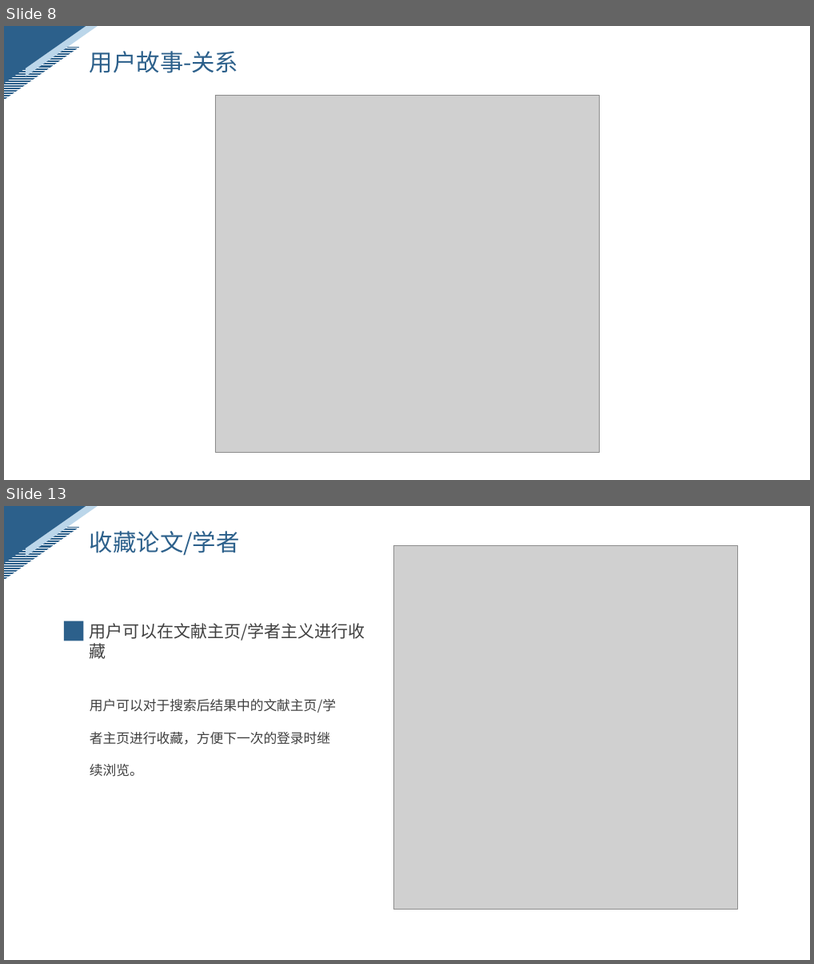
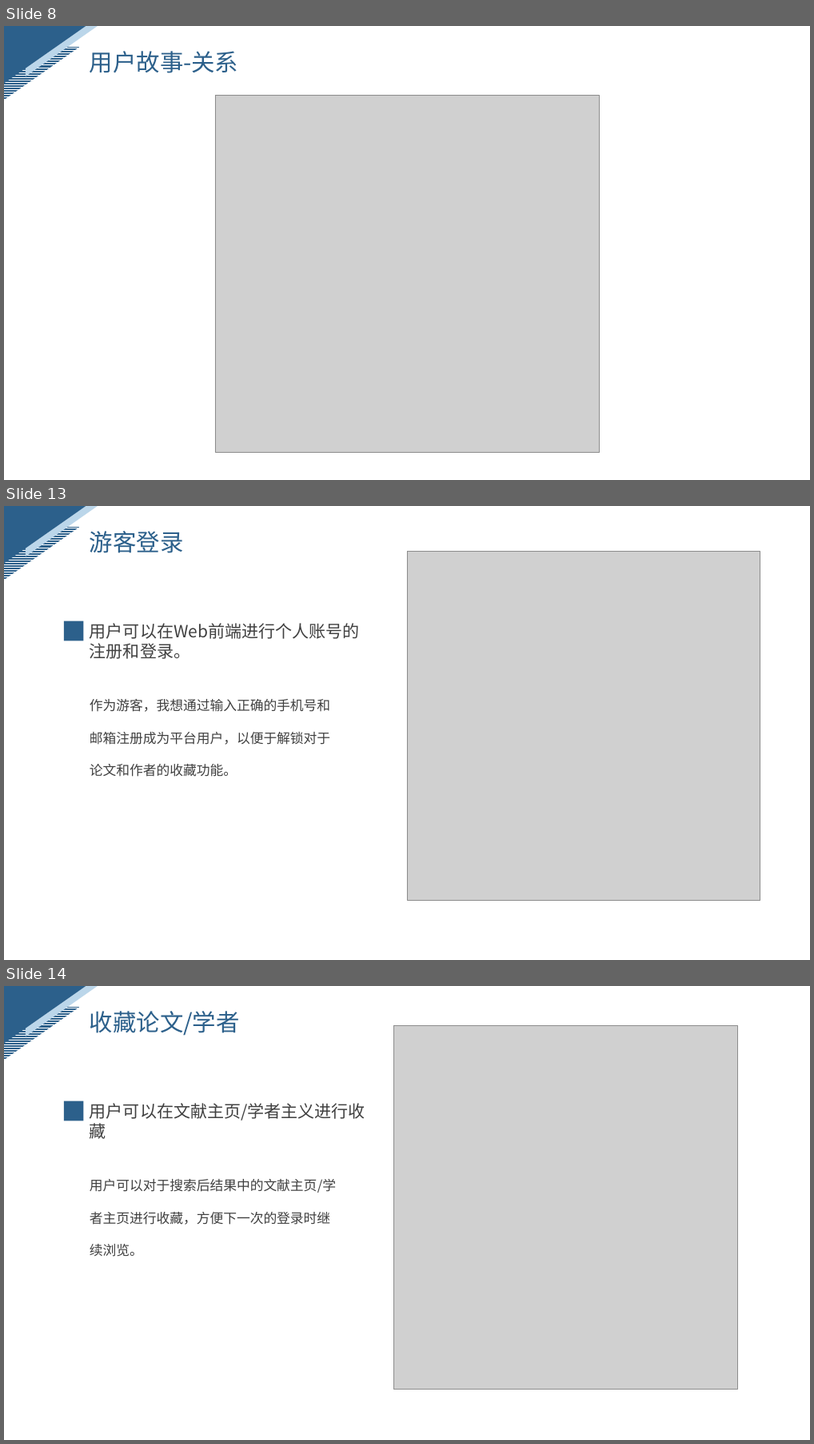
Before and after one commit to ZhangYHe/BIT-2023-ZYGC, a slide deck: doc/问题陈述.pptx. Shown one above the other, each under a label of ours: slides 8 and 13 before the commit, slides 8, 13 and 14 after it; the slides between them are not shown. The pictures are 814x964 and 814x1444 pixels, drawn with LibreOffice and Linux fonts; fonts in the diff are those of the drawing; grey boxes stand for pictures. Boxes give left, top, right and bottom in pixels: in the first picture for what was removed or moved away, otherwise in the second. Text is boxed around its words. In the diff, an @@ line names an element or a change of style, - is before the commit and + after.

```diff
--- a/doc/问题陈述.pptx
+++ b/doc/问题陈述.pptx
@@ slide 13 added at bbox=[4, 506, 810, 960], background #FFFFFF; not listed: 3 template elements that a slide beside it also shows @@
@@ text added at bbox=[90, 531, 183, 553], 28 pt, text #2C608B @@
+游客登录
@@ picture added at bbox=[407, 552, 760, 900] @@
@@ rectangle added at bbox=[64, 621, 84, 641], fill #2C608B @@
@@ text added at bbox=[90, 623, 360, 659], 20 pt, text #404040 @@
+用户可以在Web前端进行个人账号的注册和登录。
@@ text added at bbox=[90, 699, 330, 776], 16 pt, text #404040 @@
+作为游客，我想通过输入正确的手机号和邮箱注册成为平台用户，以便于解锁对于论文和作者的收藏功能。
@@ what was slide 13 is now slide 14 @@
```
Also in this commit, not shown: 4 slides changed.
